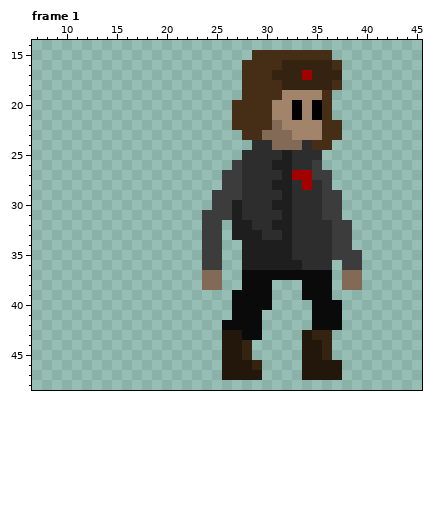
Two versions of one pixel-art file, Assets/Sprites/player/v3/player-v3-sickle-1.aseprite. Above, as it was before the edit.
64x64 pixels, 1 frame. Shown: frame 1: x 7..45, y 14..48. The commit also changed other frames, which this record leaves out.
The result:
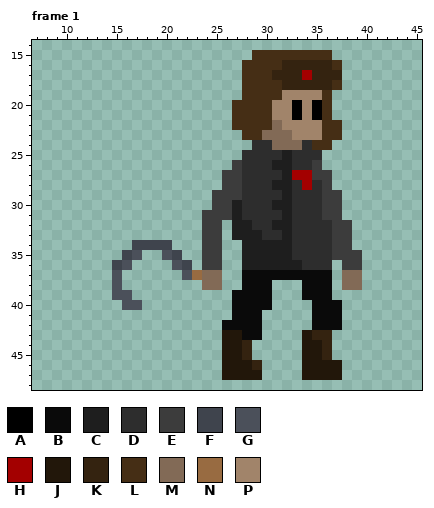
Palette (. is transparent): A #000000  B #0a0a0a  C #1e1e1e  D #2d2d2d  E #3c3c3c  F #3f444d  G #4b505a  H #a30000  J #22170a  K #342310  L #452e15  M #826a56  N #986b41  P #a1846a
Edits made:
layer "Weapons" added
Frame 1, layer "Weapons":
y 34: x 17..20 .... -> FFFF
y 35: x 16..17 .. -> FG; x 20..21 .. -> GF
y 36: x 15..16 .. -> FG; x 21..22 .. -> GF
y 37: x 15 . -> G; x 22..23 .. -> GN
y 38: x 15 . -> G
y 39: x 15..16 .. -> GG
y 40: x 16..17 .. -> GG
Pixel boxes of the changes (left, top, right, bottom) in both pictures:
added: (112, 240, 202, 310)
